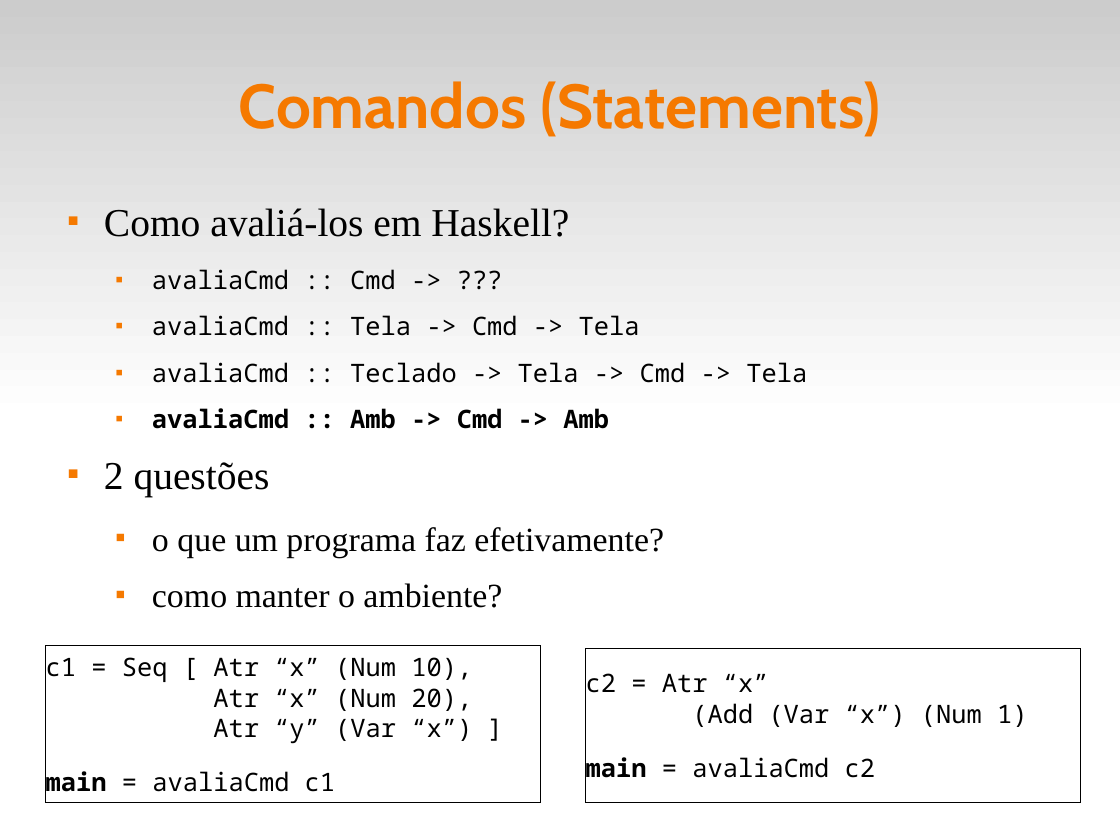
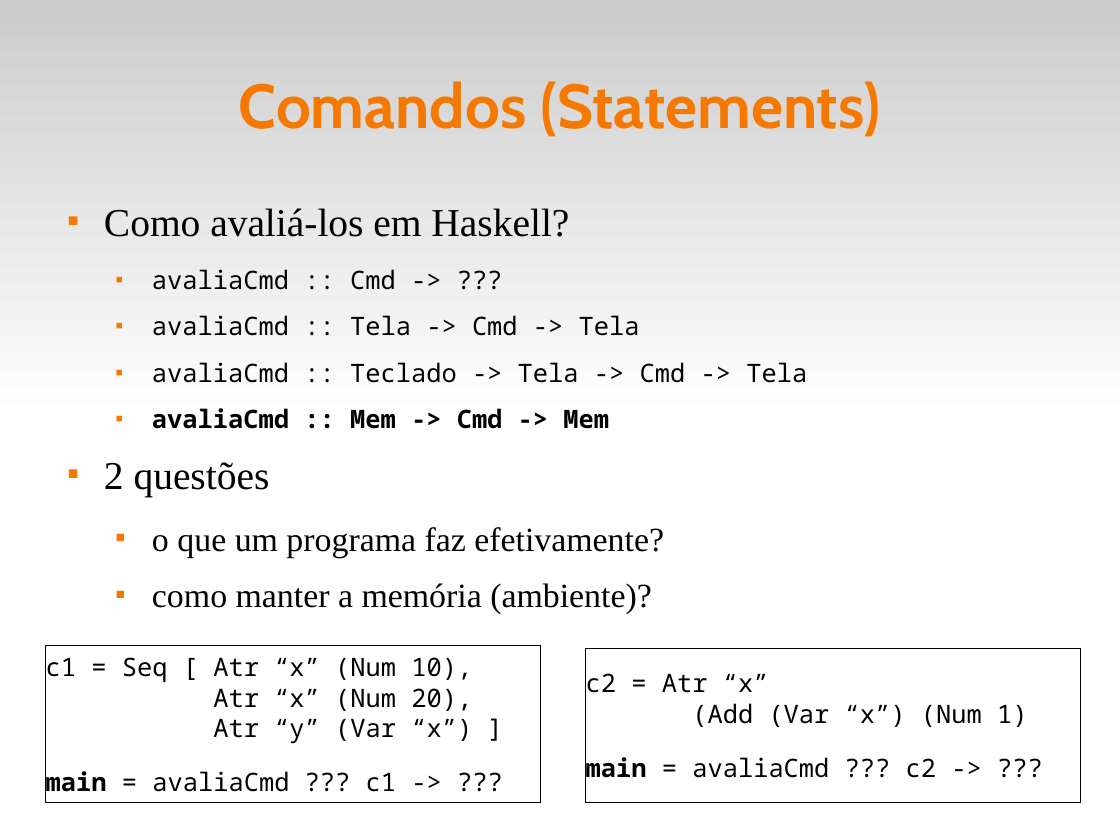
Before and after one commit to fsantanna-uerj/EDL, a slide deck: slide 8 of slides/edl-12-lang.odp (slide 9 before the commit). Drawn at 1120x840 pixels with LibreOffice and Linux fonts; fonts in the diff are those of the drawing. Boxes give left, top, right and bottom in pixels: in the first picture for what was removed or moved away, otherwise in the second. Text is boxed around its words. In the diff, an @@ line names an element or a change of style, - is before the commit and + after.

```diff
--- a/slides/edl-12-lang.odp
+++ b/slides/edl-12-lang.odp
@@ text at <box>152,408,609,429</box>: text changed @@
-  ■ avaliaCmd :: Amb -> Cmd -> Amb
+  ■ avaliaCmd :: Mem -> Cmd -> Mem
@@ text at <box>152,583,652,614</box>: text changed @@
-  ■ como manter o ambiente?
+  ■ como manter a memória (ambiente)?
@@ text in rectangle at <box>46,771,396,792</box>: text changed @@
-main = avaliaCmd c1
+main = avaliaCmd ??? c1 -> ???
@@ text in rectangle at <box>586,757,936,778</box>: text changed @@
-main = avaliaCmd c2
+main = avaliaCmd ??? c2 -> ???
```
Also in this commit, not shown: 3 other slides changed, 2 slides added, 2 slides removed, 7 other files.
